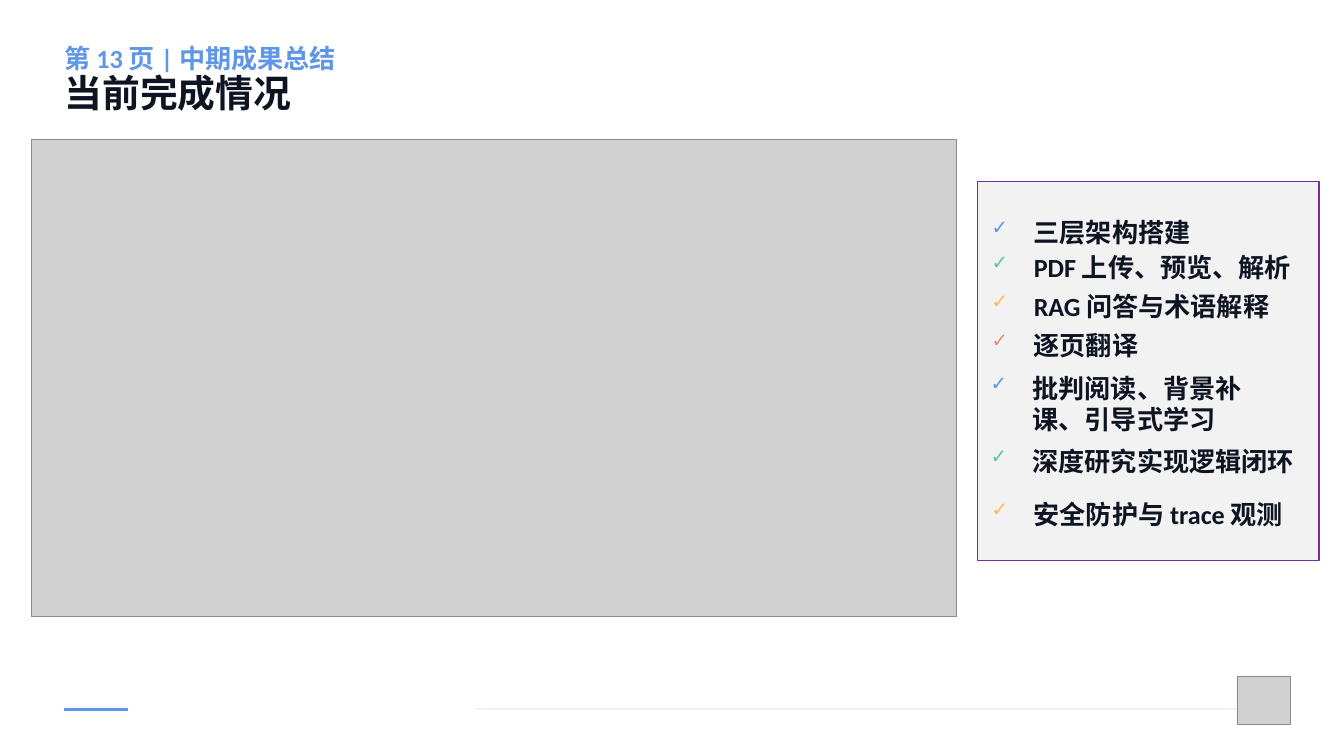
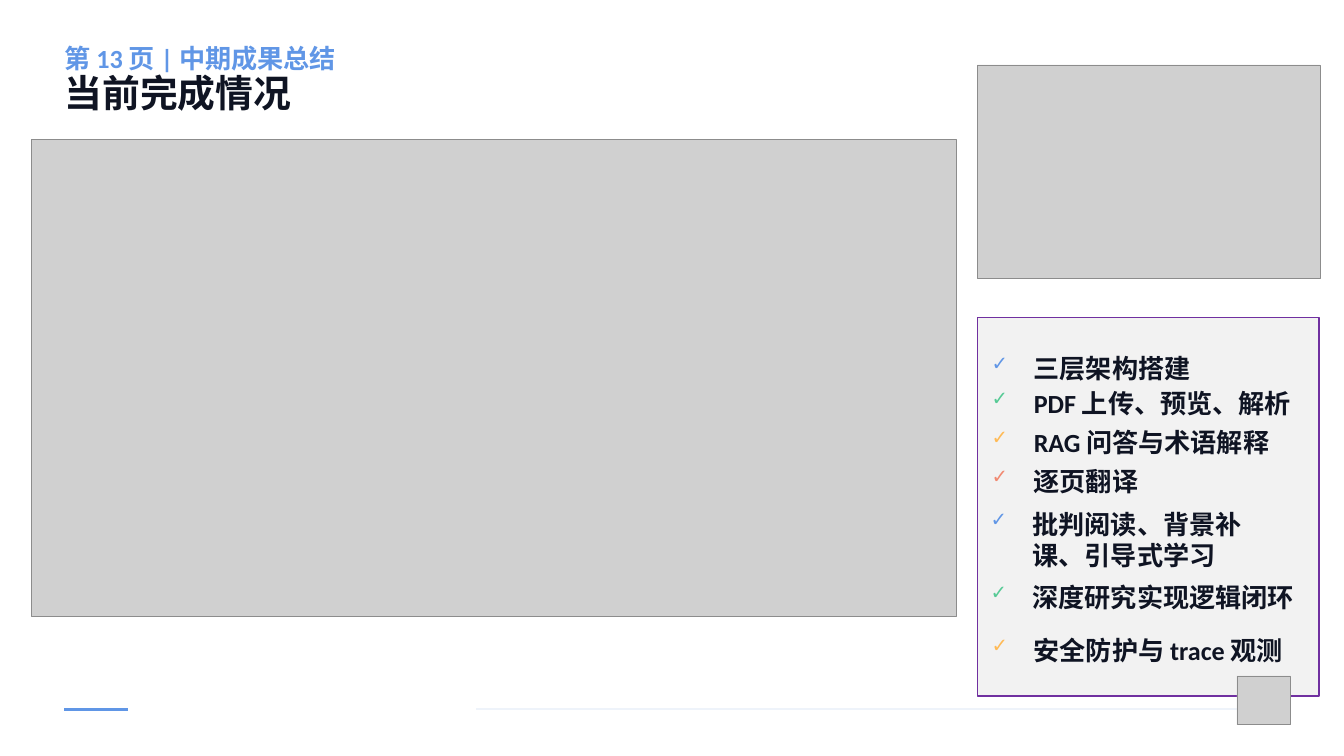
Before and after one commit to zhengjiahong-ai/ai_project, a slide deck: slide 13 of docs/中期答辩/答辩展示/中期答辩.pptx. Drawn at 1344x756 pixels with LibreOffice and Linux fonts; fonts in the diff are those of the drawing; grey boxes stand for pictures. Boxes give left, top, right and bottom in pixels: in the first picture for what was removed or moved away, otherwise in the second. Text is boxed around its words. In the diff, an @@ line names an element or a change of style, - is before the commit and + after.

```diff
--- a/docs/中期答辩/答辩展示/中期答辩.pptx
+++ b/docs/中期答辩/答辩展示/中期答辩.pptx
@@ picture added at bbox=[977, 65, 1320, 279] @@
@@ 14 texts, 1 rectangle: place and size @@
-14 texts, 1 rectangle at bbox=[977, 181, 1318, 560]
+14 texts, 1 rectangle at bbox=[977, 317, 1318, 696]
```
Also in this commit, not shown: 1 other slide changed, 1 other file.
